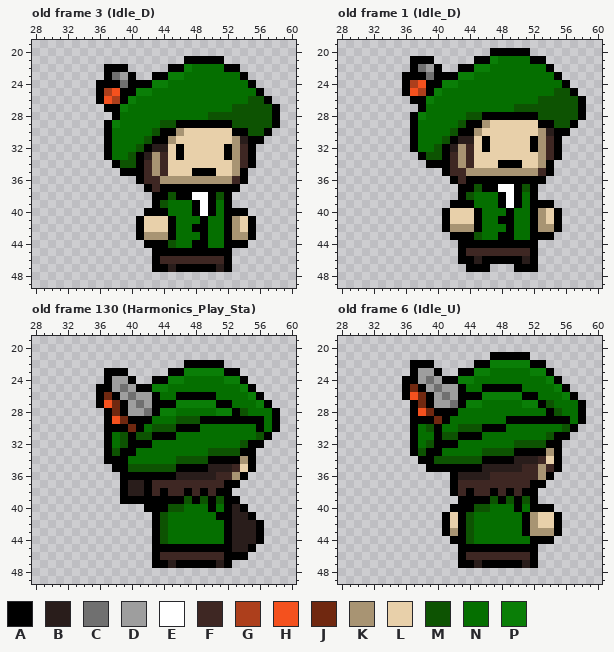
Edited in one commit: pixel-art file (Assets/Sprites/Aseprite/Bard.aseprite). This is how it looked before the edit.
96x64 pixels, 162 frames. Shown: old frame 3 (Idle_D): x 28..60, y 19..49; old frame 1 (Idle_D): x 28..60, y 19..49; old frame 130 (Harmonics_Play_Sta): x 28..60, y 19..49; old frame 6 (Idle_U): x 28..60, y 19..49. The commit also changed other frames, which this record leaves out.
Visible layers, top first: "Hands", "Instrument", "Weapon", "Back", "Front".
Palette (. is transparent): A #000000  B #291d1b  C #707070  D #9e9e9e  E #ffffff  F #3e2723  G #ad3f1c  H #f4511e  J #702810  K #a89473  L #e8d0aa  M #0d5302  N #056f00  P #0a7e07
Pixels before, old frame 3 (Idle_D), first column x 36:
21 ...........AAAAA.......
22 .AAA.....AAPNNNNAA.....
23 .ACDA..AAPPNNNNNNNA....
24 AAACAAAPPNNNNNNNNNNA...
25 AGHAAPPNNNNNNNNNNNNNA..
26 AHGAPNNNNNNNNNNNNNNMMA.
27 .AAPNNNNNNNNNNNNNMMMMMA
28 ..ANNNNNNNNNNNMMMMMMMMA
29 .APNNNNNMMAAAAAAAMMMMMA
30 .ANNNNNMAAKLLLLLLAAMMA.
31 .ANNNNMAAKLLLLLLLKBAA..
32 .ANNNMABBLALLLLLAKFA...
33 .ANNMABKFLALLLLLAKFA...
34 ..AMMAFKFLLLLLLLLKFA...
35 ...AAAFKFLLLAAALLKA....
36 .....AFFKKKKKKKKKFA....
37 ......AFAAAAAAAAAA.....
38 .......AAMAAEEAMA......
39 .......AMNNNAEANA......
40 ......AAANNNAEANAAA....
41 .....ALLLANNNANNAKLA...
42 .....ALLLANNAANNAKLA...
43 .....AKKKANNNANNAKKA...
44 ......AAAMNNAANNAAA....
45 .......AAAAAAAAAA......
46 .......AFFFFFFFFA......
47 .......AABAAAAABA......
Pixels before, old frame 1 (Idle_D), first column x 36:
20 ...........AAAAA.......
21 .AAA.....AAPNNNNAA.....
22 .ACDA..AAPPNNNNNNNA....
23 AAACAAAPPNNNNNNNNNNA...
24 AGHAAPPNNNNNNNNNNNNNA..
25 AHGAPNNNNNNNNNNNNNNMMA.
26 .AAPNNNNNNNNNNNNNMMMMMA
27 ..ANNNNNNNNNNNMMMMMMMMA
28 .APNNNNNMMAAAAAAAMMMMMA
29 .ANNNNNMAAKLLLLLLAAMMA.
30 .ANNNNMAAKLLLLLLLKBAA..
31 .ANNNMABBLALLLLLAKFA...
32 .ANNMABKFLALLLLLAKFA...
33 ..AMMAFKFLLLLLLLLKFA...
34 ...AAAFKFLLLAAALLKA....
35 .....AFFKKKKKKKKKFA....
36 ......AFAAAAAAAAAA.....
37 .......AAMAAEEAMA......
38 .......AMNNNAEANA......
39 ......AAANNNAEANAAA....
40 .....ALLLANNNANNAKLA...
41 .....ALLLANNAANNAKLA...
42 .....AKKKANNNANNAKKA...
43 ......AAAMNNAANNAAA....
44 .......AAAAAAAAAA......
45 .......AFFFFFFFFA......
46 .......AABAAAAABA......
47 ........AAA...AAA......
Pixels before, old frame 130 (Harmonics_Play_Sta), first column x 36:
22 ...........AAAAA.......
23 .AAA.....AAPPPPPAA.....
24 .ADDA..AAPPNNNNNPPA....
25 AADCDAAPPNNNNNNNNNPA...
26 AJADCDDANNAAAAANNNNPA..
27 AHJADCDAAAPPPPPAANNNPA.
28 .AJADDCAPPNNNNNPPAMNNNA
29 .AHJAAANNNMMMAAAAAAAANA
30 .AAAJANMMMAAANNNNNNNANA
31 .ANMAMMAAANNNNNNNNNNMA.
32 .ANMAAANNNNNNNNNNNMAA..
33 .AMAANNNNNNNNNMMMMAA...
34 .AAANNNNNNMMMMAAAAKA...
35 ..AAMMMMMMAAAABBBFLA...
36 ...AAAAAAABBBBBFFKA....
37 ...ABBAFFFFFFFFFAA.....
38 ...ABBAFAFFAFAFAA......
39 ...AAAAAAAAMAMAMAA.....
40 ......AAAMMNNNANABA....
41 .......AMNNNNNNAABBA...
42 .......AMNNNNNNNABBBA..
43 .......AMNNNNNNNABBBA..
44 .......AMNNNNNNNABBBA..
45 .......AAAAAAAAAABBA...
46 .......AFFFFFFFFAAA....
47 .......AABAAAAABA......
Pixels before, old frame 6 (Idle_U), first column x 36:
21 ...........AAAAA.......
22 .AAA.....AAPPPPPAA.....
23 .ADDA..AAPPNNNNNPPA....
24 AADCDAAPPNNNNNNNNNPA...
25 AJADCDDANNAAAAANNNNPA..
26 AHJADCDAAAPPPPPAANNNPA.
27 .AJADDCAPPNNNNNPPAMNNNA
28 .AHJAAANNNNNNNNNNNAMNNA
29 .AAAJANNNNNNNAAAAAAAANA
30 .ANMANNMMMAAANNNNNNNMA.
31 .ANNAMMAAANNNNNNNNMAA..
32 .ANMAAANNNNNNNMMMMAA...
33 .AMAANNNNNMMMMAAAAKA...
34 ..AAMMMMMMAAAABBBFLA...
35 ...AAAAAAABBBBBFFKFA...
36 ......ABBBBFFFFFFKA....
37 ......AFFFFFFFFFAA.....
38 ......AFAFFAFAFAA......
39 .......AAAAMAMAMA......
40 ......AAAMMNNNANAAA....
41 .....ALAMNNNNNNAKLLA...
42 .....ALAMNNNNNNAKLLA...
43 .....AKAMNNNNNNAKKKA...
44 ......AAMNNNNNNNAAA....
45 .......AAAAAAAAAA......
46 .......AFFFFFFFFA......
47 .......AABAAAAABA......
Once edited:
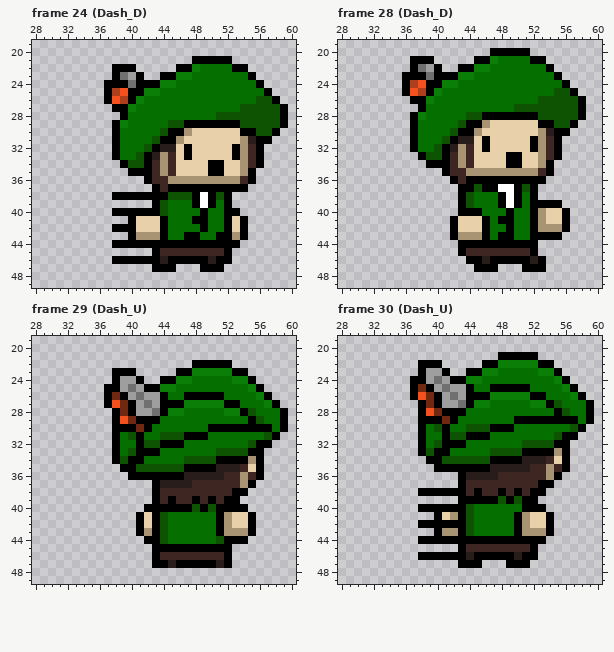
A new or re-ordered frame is compared with the old frame closest to it.
The exact change:
frames 162 -> 174
layer "Dash Trail" added
Changed rows in their new state; - is an unchanged pixel.
Frame 24 (Dash_D) is new; against old frame 3 (Idle_D), layers "Front", "Dash Trail":
first column x 36:
21 -----------.----A-------
22 -.--A----.-AP---N-A-----
23 -.ACDA-.-A-P------NA----
24 .--AC--A-P---------NA---
25 .AGH-A-P------------NA--
26 .AHGAP-------------N-MA-
27 -.-AP------------N----MA
28 --.A----------N-------MA
29 -.AP----N-M------A----MA
30 -.A----NM-AK-----L-A-MA-
31 -.A---NM-AK------LKB-A--
32 -.A--NMA-BLA----LAKFA---
33 -.A-NMABKFLA----LAKFA---
34 --.A-MAFKF----AA-LKFA---
35 ---.--AFKF--LL-A-LKA----
36 -----.A-F--------KFA----
37 ------.AF---------A-----
38 --AAAAA---MMA-----------
40 --AAAA--M---NAN---.-----
41 ----AL--AN--A----LA.----
42 --AAAL--AN--N----LA.----
43 ----AK--AN-AAN-A--A.----
44 --AAAA---AAA--AA--.-----
45 --------FFFFFFFF--------
46 --AAAAA-BAAAAABA--------
47 ---------A...--A.-------
Frame 28 (Dash_D) is new; against old frame 1 (Idle_D), layer "Front":
first column x 48:
33 -AA
34 L--
first column x 41:
39 -.-M----------A-
40 ..AA----------LA
41 .A--LA--------LA
42 .ALLLA--------KA
43 --KKKA--------A-
46 --.-AB----ABA---
47 ---.--A--.--A---
Frame 29 (Dash_U) is new; against old frame 130 (Harmonics_Play_Sta), layers "Hands", "Instrument", "Back":
first column x 36:
22 -----------.----A-------
23 -.--A----.-A----P-A-----
24 -.A-DA-.-A-P----N-PA----
25 .-ADCD-A-P--------NPA---
26 .AJADC-DA-N----A---NPA--
27 .AHJADCD--A----P-A--NPA-
28 -.AJA-DCA-P----N-PAM--NA
29 -.AHJ--A--NNNNNNNNN-M-NA
30 -.--AJANNNNNN-AAAAAA-ANA
31 -.ANMANNMMMAAA------NMA-
32 -.ANN-MMAAA-------NM-A--
33 -.ANMAAA------N---M-A---
34 -.-MAA----N---M---AKA---
35 --.-A-----M---A--BFLA---
36 ---.------A----B-FKFA---
37 ---....ABBBB----FFKA----
38 ---....AF--F-F-FFAA-----
39 ---....-F-FF-F-F--------
40 ---------AAAMAMA-A------
41 -----AL---------KLL-----
42 -----AL--------AKLLA.---
43 -----AK--------AKKKA.---
44 ------A--------M-AA..---
45 -----------------...----
46 -----------------..-----
Frame 30 (Dash_U) is new; against old frame 6 (Idle_U), layers "Back", "Dash Trail":
first column x 36:
21 -----------.----A-------
22 -.--A----.-A----P-A-----
23 -.A-DA-.-A-P----N-PA----
24 .-ADCD-A-P--------NPA---
25 .AJADC-DA-N----A---NPA--
26 .AHJADCD--A----P-A--NPA-
27 -.AJA-DCA-P----N-PAM--NA
28 -.AHJ--A----------NAM-NA
29 -.--AJA------N-------ANA
30 -.ANMA-N--M--A------NMA-
31 -.A-NA-M--A-------NM-A--
32 -.ANM--A------N---M-A---
33 -.AM-A----N---M---AKA---
34 --.-A-----M---A--BFLA---
35 ---.------A----B-FKFA---
36 ------.A---B-----FKA----
37 ------.A--------F-A-----
38 --AAAA-AFA-FAFAF-A------
39 -----------AMAMA--------
40 --AAAA--MNN---NA--.-----
41 ----ALK-------AKL-A.----
42 --AAA-A-------AKL-A.----
43 ----AK--------AK--A.----
44 --AAAA--AAAAAAAA--.-----
45 --------FFFFFFFF--------
46 --AAAAA-BAAAAABA--------
47 ---------A...--A.-------
